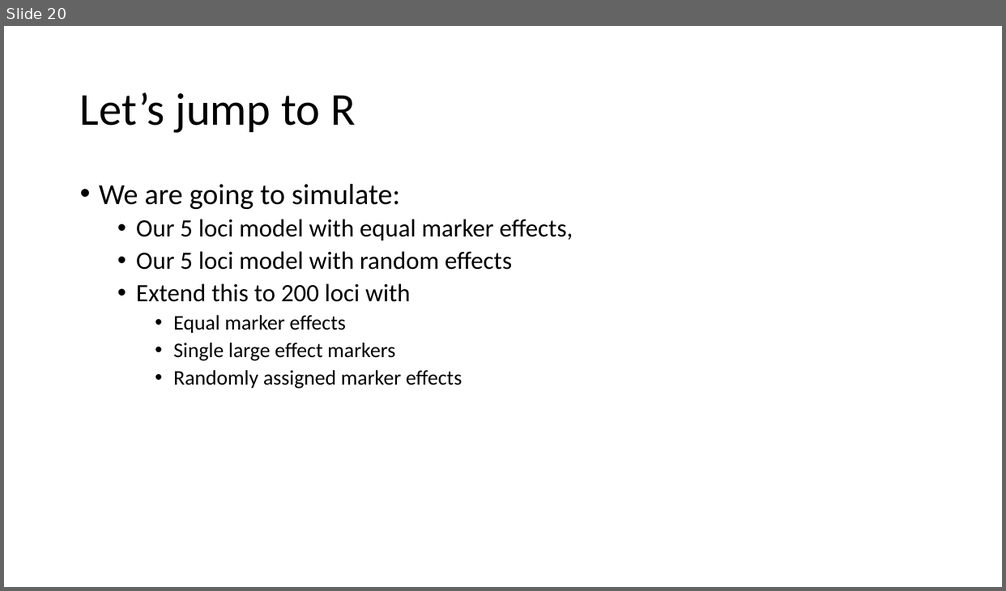
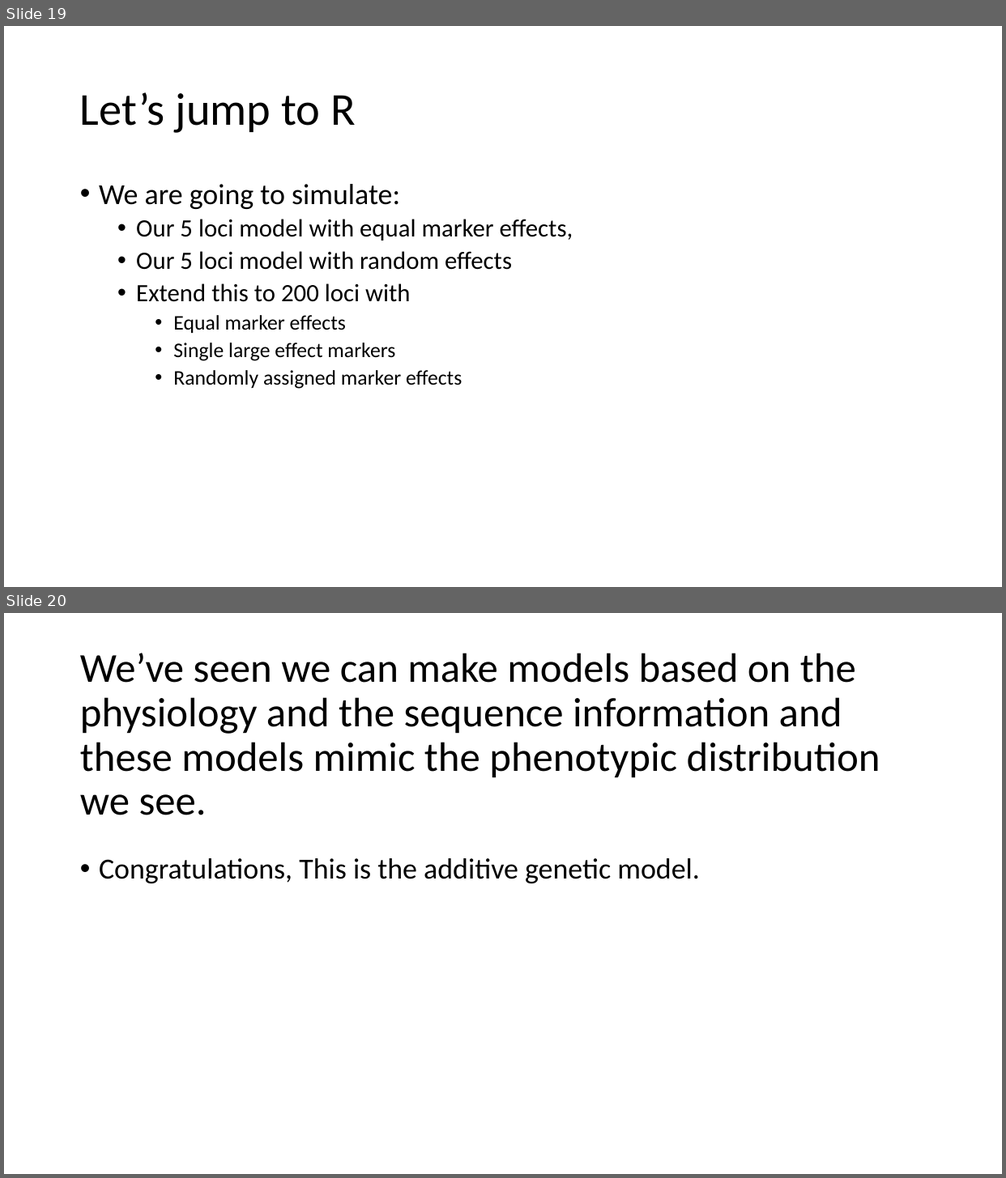
Before and after one commit to ter56/September2_2021_class, a slide deck: AdditiveModels_9_2_2021.pptx. Shown one above the other, each under a label of ours: slide 20 before the commit, slides 19 and 20 after it. The pictures are 1006x591 and 1006x1178 pixels, drawn with LibreOffice and Linux fonts; fonts in the diff are those of the drawing. Boxes give left, top, right and bottom in pixels: in the first picture for what was removed or moved away, otherwise in the second. Text is boxed around its words. In the diff, an @@ line names an element or a change of style, - is before the commit and + after.

```diff
--- a/AdditiveModels_9_2_2021.pptx
+++ b/AdditiveModels_9_2_2021.pptx
@@ slide 20 added at [4, 613, 1002, 1174], background #FFFFFF @@
@@ title added at [80, 653, 880, 815], 39.6 pt, text #000000 @@
+We’ve seen we can make models based on the physiology and the sequence information and these models mimic the phenotypic distribution we see.
@@ text added at [99, 858, 700, 884], 28 pt, text #000000 @@
+• Congratulations, This is the additive genetic model.
@@ what was slide 20 is now slide 19 @@
```
Also in this commit, not shown: 10 slides changed, 2 other slides added, 1 other file.
